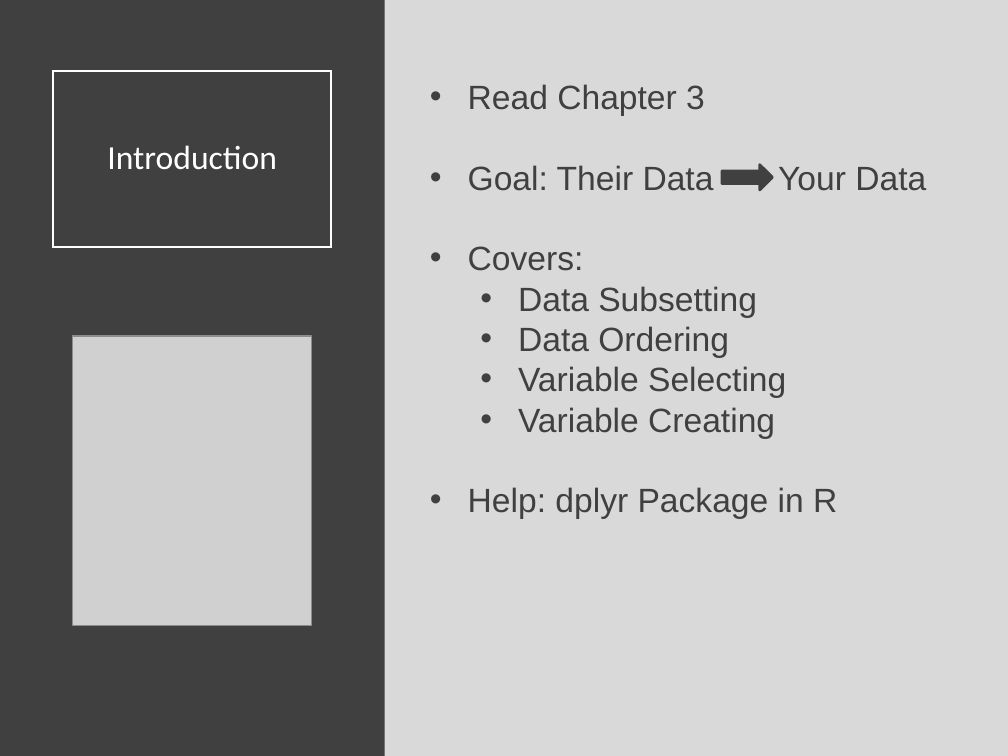
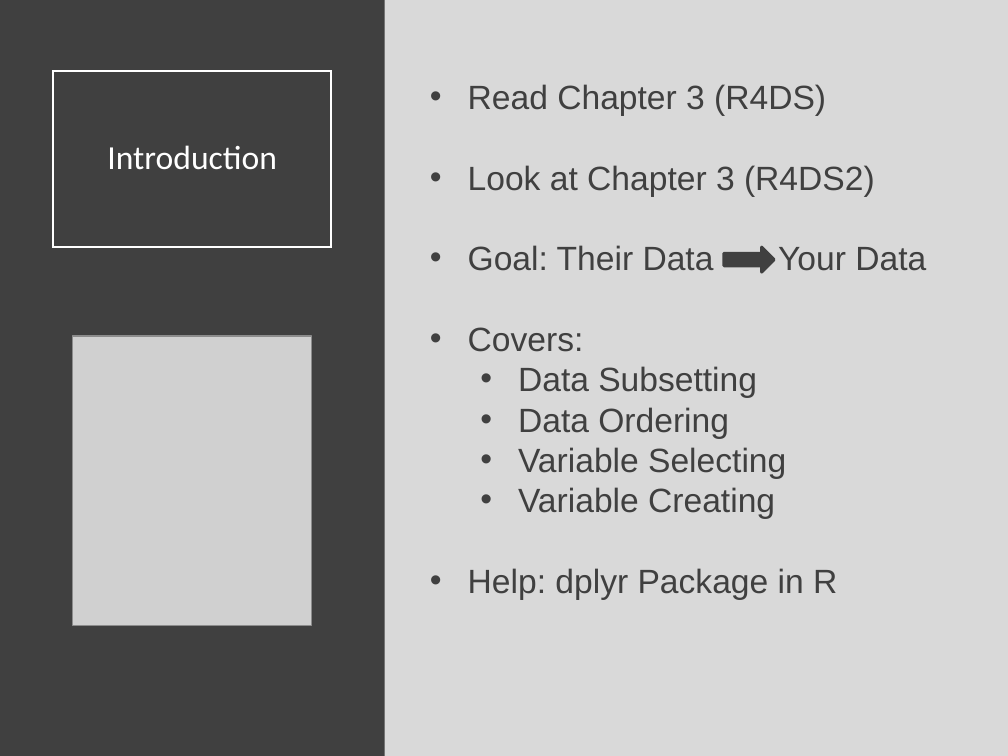
Before and after one commit to SuperMarioGiacomazzo/STOR320_WEBSITE, a slide deck: slide 2 of Lecture/Data Transformation 1/Data_Transformation_1_Lecture.pptx. Drawn at 1008x756 pixels with LibreOffice and Linux fonts; fonts in the diff are those of the drawing; grey boxes stand for pictures. Boxes give left, top, right and bottom in pixels: in the first picture for what was removed or moved away, otherwise in the second. Text is boxed around its words. In the diff, an @@ line names an element or a change of style, - is before the commit and + after.

```diff
--- a/Lecture/Data Transformation 1/Data_Transformation_1_Lecture.pptx
+++ b/Lecture/Data Transformation 1/Data_Transformation_1_Lecture.pptx
@@ text at box(468, 84, 875, 197): text changed @@
-• Read Chapter 3
+• Read Chapter 3 (R4DS)
+• Look at Chapter 3 (R4DS2)
@@ right arrow: place and size @@
-right arrow at box(722, 164, 772, 190)
+right arrow at box(724, 247, 774, 272)
```
Also in this commit, not shown: 1 other file.
